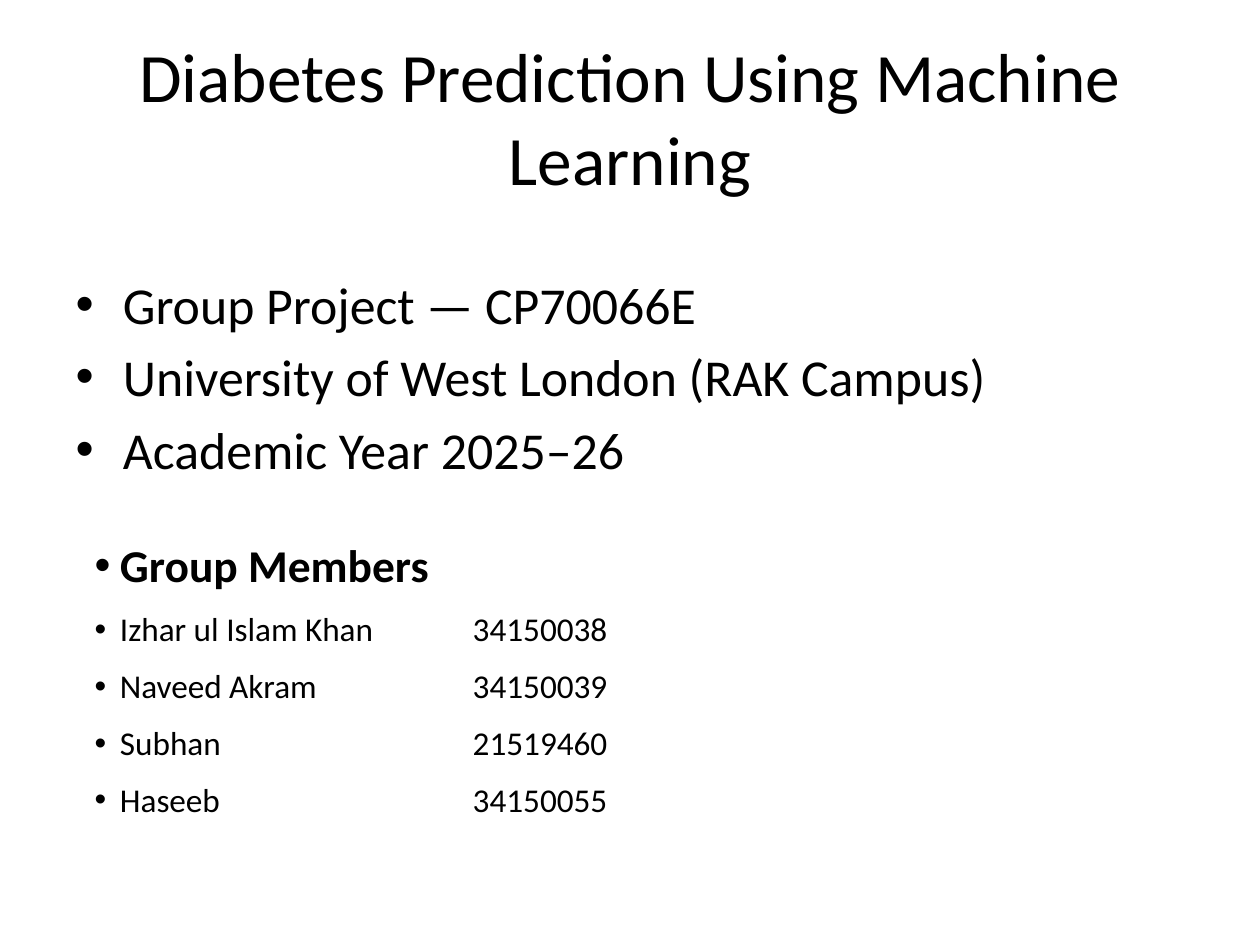
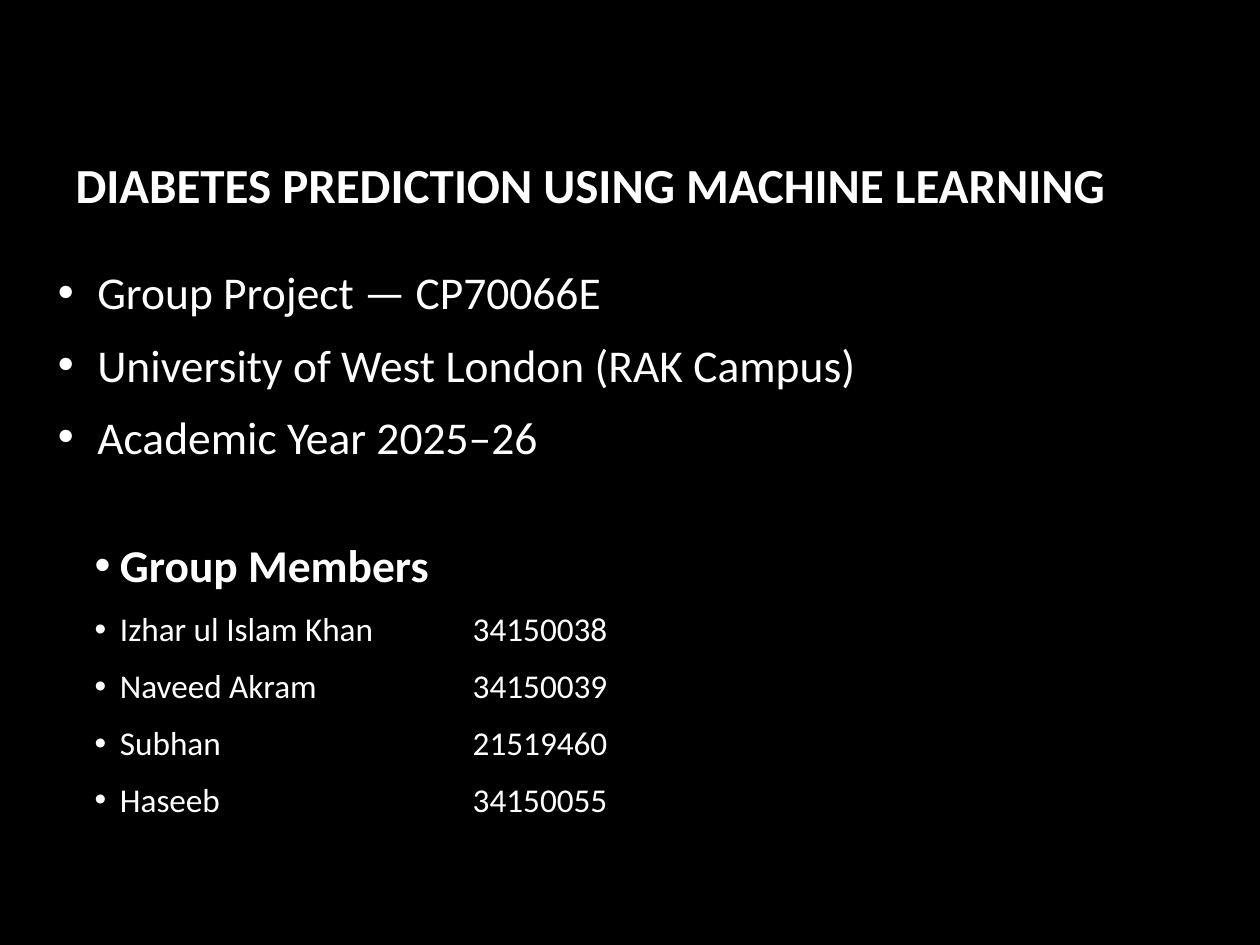
Before and after one commit to naveedakram83/diabetes-ml-2025, a slide deck: slide 1 of presentation/Diabetes_Prediction_Presentation.pptx. Drawn at 1260x945 pixels with LibreOffice and Linux fonts; fonts in the diff are those of the drawing; background and template pictures are left out. Boxes give left, top, right and bottom in pixels: in the first picture for what was removed or moved away, otherwise in the second. Text is boxed around its words. In the diff, an @@ line names an element or a change of style, - is before the commit and + after.

Commit message:
changes from izhar before finalization

```diff
--- a/presentation/Diabetes_Prediction_Presentation.pptx
+++ b/presentation/Diabetes_Prediction_Presentation.pptx
@@ background #FFFFFF to picture (left out) @@
@@ title at (x1=76, y1=171, x2=1105, y2=204): text changed; size 39.6 to 28 pt; text colour #000000 to #FFFFFF; bold on @@
-Diabetes Prediction Using Machine Learning
+DIABETES PREDICTION USING MACHINE LEARNING
@@ text "Group Project — CP70066E" moved from (x1=123, y1=288, x2=985, y2=470) to (x1=97, y1=277, x2=855, y2=455) @@
@@ text "Group Project — CP70066E" at (x1=97, y1=277, x2=855, y2=455): size 29.6 to 26 pt, text colour #000000 to #FFFFFF; indent changed; more space between paragraphs; vertical alignment top to middle @@
@@ text "Group Members" at (x1=120, y1=550, x2=608, y2=813): text colour #000000 to #FFFFFF; bullet colour #000000 to #FFFFFF @@
```
Also in this commit, not shown: 14 other slides changed, 8 slides added, 3 slides removed, 6 other files.
